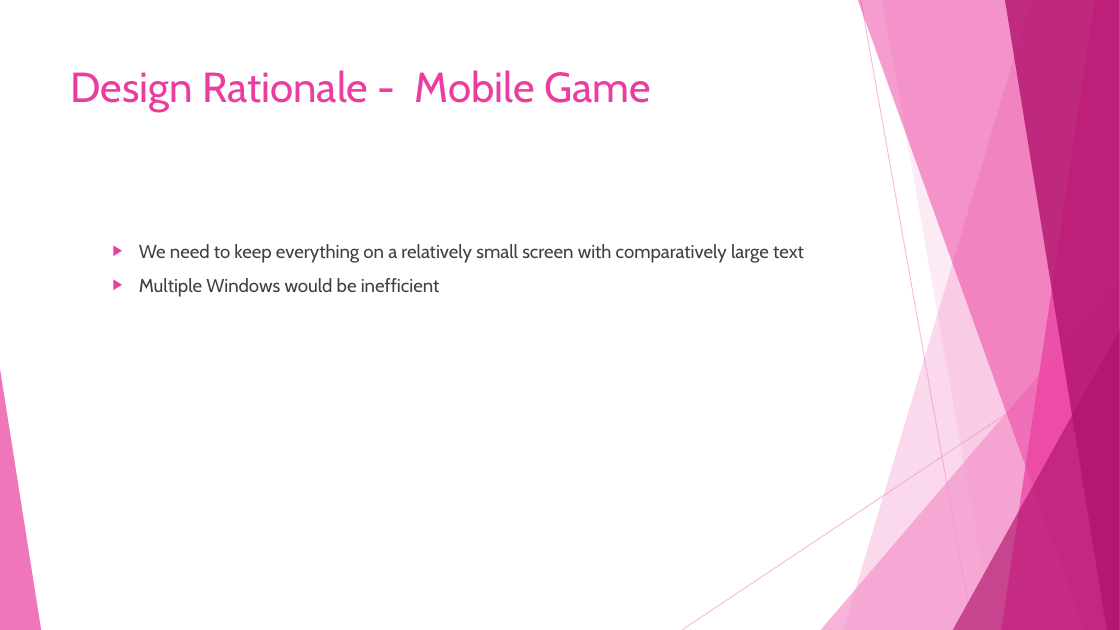
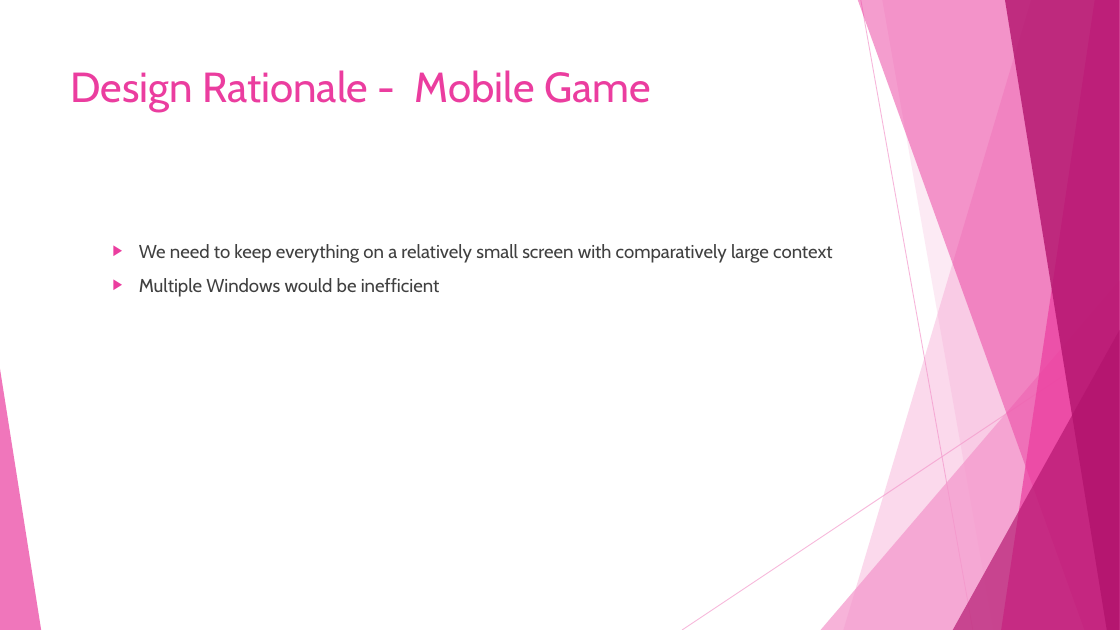
Before and after one commit to alexandraburress/488GroupProject, a slide deck: slide 9 of SchoolReport/Mobile Wizard Dress-Up Game.pptx. Drawn at 1120x630 pixels with LibreOffice and Linux fonts; fonts in the diff are those of the drawing. Boxes give left, top, right and bottom in pixels: in the first picture for what was removed or moved away, otherwise in the second. Text is boxed around its words. In the diff, an @@ line names an element or a change of style, - is before the commit and + after.

```diff
--- a/SchoolReport/Mobile Wizard Dress-Up Game.pptx
+++ b/SchoolReport/Mobile Wizard Dress-Up Game.pptx
@@ text at (139,244,833,263): text changed @@
-  ▶ We need to keep everything on a relatively small screen with comparatively large text
+  ▶ We need to keep everything on a relatively small screen with comparatively large context
```
Also in this commit, not shown: 4 other slides changed, 1 other file.
